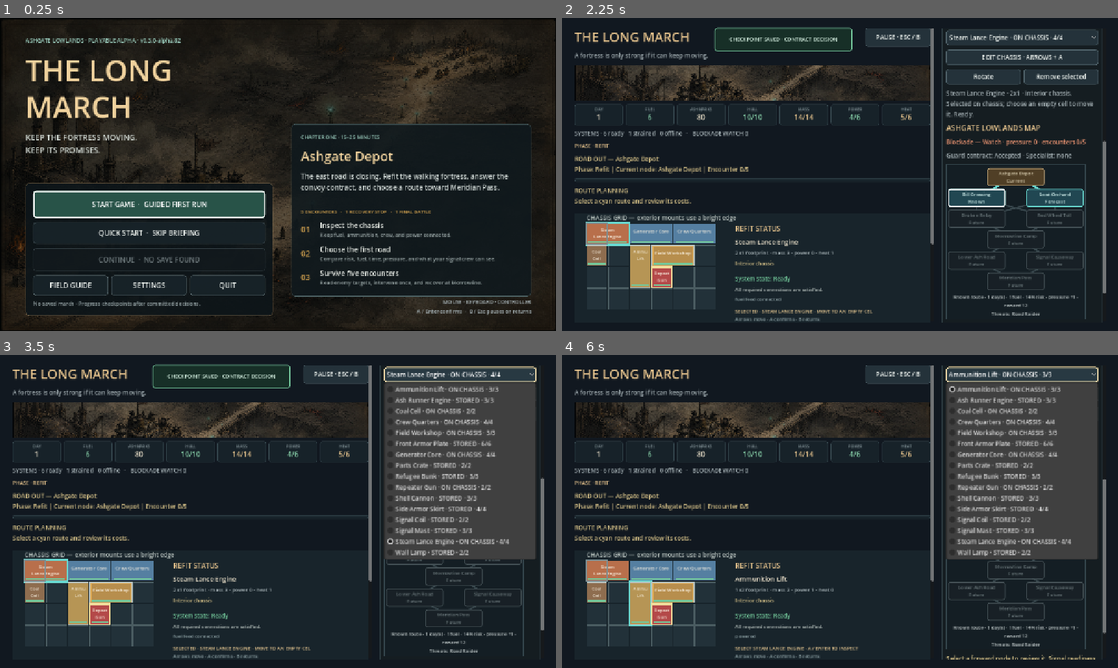
Above: before the commit, frames 1-4 (two rows, left to right).
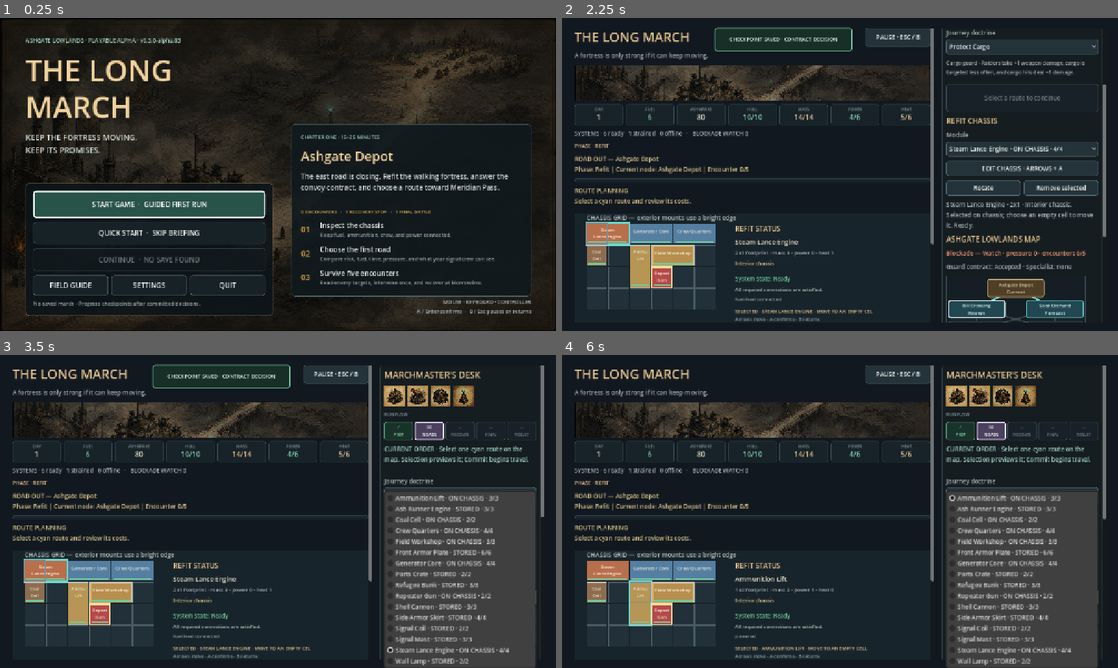
Above: after the commit, the same moments.

Repository: raphaelroshan/the-long-march
Game: Godot game, scene res://scenes/App.tscn
Same seed, same stepped clock (60 frames per second), same inputs: the game is played once before the commit and once after it.
Inputs (mouse positions are in pixels of both pictures, inside the frame that each line leads up to):
- Up to frame 1 (0.25 s): no input
- Up to frame 2 (2.25 s): click "START GAME · GUIDED FIRST RUN" at 0.5 s; click "SKIP BRIEFING" at 1.25 s; click "Guard the convoy" at 2 s
- Up to frame 3 (3.5 s): click "Steam Lance Engine · ON CHASS…" at 2.75 s
- Up to frame 4 (6 s): click (1023, 495) at 3.5 s, where only the run after the commit has a clickable "Protect Cargo"; click (1023, 373) at 4.25 s, where only the run before the commit has a clickable "Shell Cannon · STORED · 3/3"; click "EDIT CHASSIS · ARROWS + A" at 5 s; click "Ammunition Lift · ON CHASSIS …" at 5.75 s

The runs differ from the first frame. In frame 1, less than 0.1% of the frame differs, in the area x 32-33%, y 6-8%; in frame 2, 12%; in frame 3, 21%; in frame 4, 21%, in the area x 4-98%, y 3-100%.

Commit message:
Keep focused desk actions visible

Diff:
--- a/project.godot
+++ b/project.godot
@@ -4,7 +4,7 @@
 
 [application]
 config/name="The Long March"
-config/version="0.3.0-alpha.82"
+config/version="0.3.0-alpha.83"
 run/main_scene="res://scenes/App.tscn"
 config/features=PackedStringArray("4.4", "GL Compatibility")
 
--- a/src/ui/main.gd
+++ b/src/ui/main.gd
@@ -767,6 +767,39 @@
 
 	_build_onboarding_overlay()
 	_build_feedback_overlay()
+	_connect_desk_focus_scrolling()
+
+func _connect_desk_focus_scrolling() -> void:
+	var controls: Array[Control] = [
+		contract_accept_button,
+		contract_decline_button,
+		doctrine_option,
+		campaign_commit_button,
+		module_option,
+		focus_chassis_button,
+		rotate_button,
+		remove_button,
+		settlement_repair_button,
+		settlement_refuel_button,
+		settlement_hull_button,
+		final_journey_button,
+		recruit_iven_button,
+		route_option,
+		travel_button,
+		advance_encounter_button,
+		feedback_button,
+		play_again_button,
+		results_title_button,
+		how_to_play_button
+	]
+	controls.append_array(campaign_event_buttons)
+	controls.append_array(campaign_node_buttons)
+	controls.append_array(intervention_buttons)
+	for control in controls:
+		control.focus_entered.connect(_on_desk_control_focused.bind(control))
+
+func _on_desk_control_focused(control: Control) -> void:
+	_scroll_action_context_into_view.call_deferred(control)
 
 func _build_onboarding_overlay() -> void:
 	onboarding_overlay = Control.new()
@@ -1119,13 +1152,11 @@
 	if not _control_can_receive_focus(control):
 		return false
 	control.grab_focus()
-	if right_scroll != null and right_scroll.is_ancestor_of(control):
-		_scroll_action_context_into_view.call_deferred(control)
 	return true
 
 func _scroll_action_context_into_view(control: Control) -> void:
 	await get_tree().process_frame
-	if not _control_can_receive_focus(control) or right_scroll == null or not right_scroll.is_ancestor_of(control):
+	if not _control_can_receive_focus(control) or not control.has_focus() or right_scroll == null or not right_scroll.is_ancestor_of(control):
 		return
 	var viewport_rect := right_scroll.get_global_rect()
 	var previous_scroll := right_scroll.scroll_vertical
--- a/tests/test_prototype_flow.gd
+++ b/tests/test_prototype_flow.gd
@@ -99,6 +99,14 @@
 	_expect(game.metric_labels.size() == 7 and game.metric_labels["fuel"].text == "6", "the HUD should expose the seven core operating resources")
 	_expect(game.contract_accept_button.get_node_or_null(game.contract_accept_button.focus_neighbor_bottom) == game.contra …(226 unchanged characters)…
 	_expect(game.how_to_play_button.get_node_or_null(game.how_to_play_button.focus_neighbor_bottom) == game.contract_accept_button, "planning controls should wrap to the current mandatory decision")
+	game.how_to_play_button.grab_focus()
+	await process_frame
+	await process_frame
+	_expect(game.right_scroll.get_global_rect().encloses(game.how_to_play_button.get_global_rect()), "manual focus navigation should scroll the field briefing action fully into view")
+	game.contract_accept_button.grab_focus()
+	await process_frame
+	await process_frame
+	_expect(game.right_scroll.get_global_rect().encloses(game.contract_accept_button.get_global_rect()), "manual focus navigation should scroll back to the current contract action")
 	_expect(game.doctrine_detail_label.text.contains("Raiders") and game.doctrine_detail_label.text.contains("−1 damage"), "the default doctrine should explain its real targeting and mitigation effects")
 	game.doctrine_option.select(2)
 	game.doctrine_option.item_selected.emit(2)
Not shown, changed: export_presets.cfg
Not shown, changed: docs/decision_log.md
